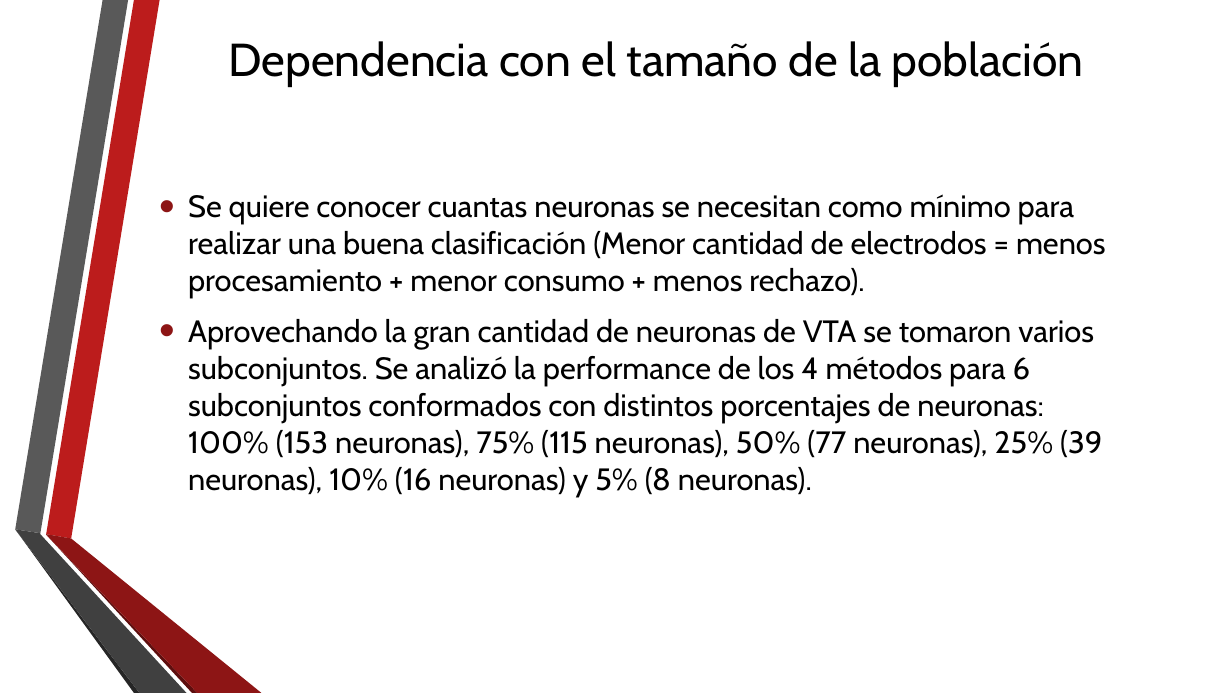
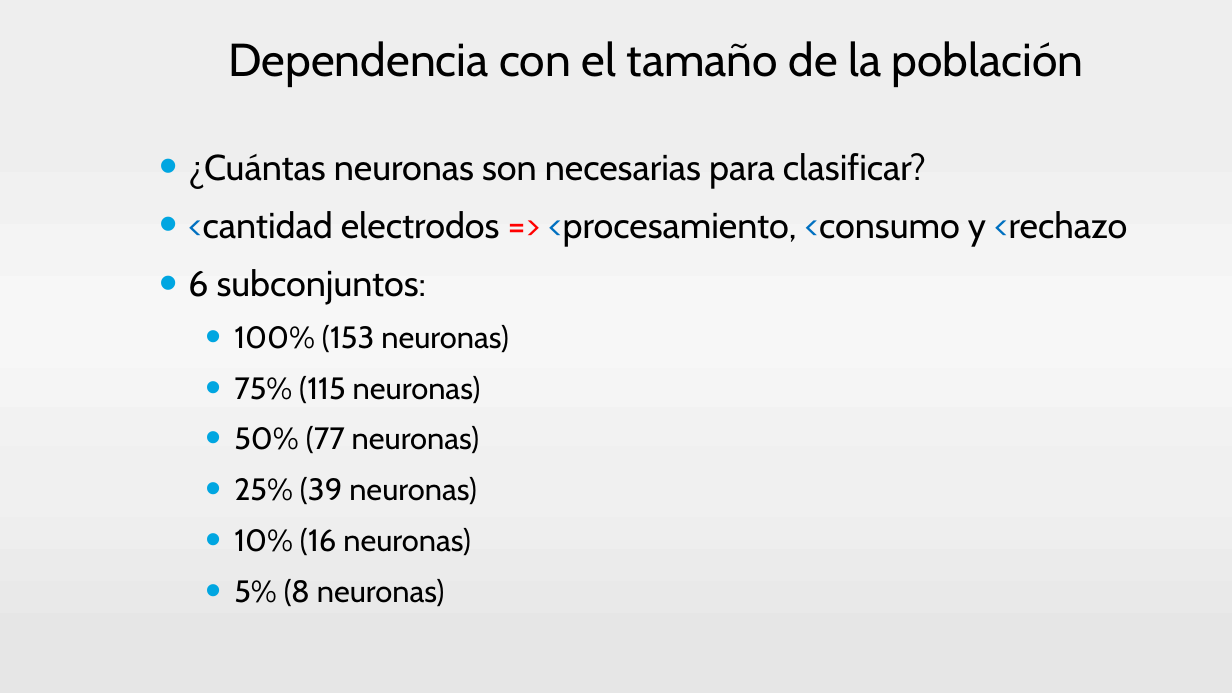
Before and after one commit to neozero86/tesis-megea, a slide deck: slide 44 of Presentacion/PresentacionTesis.pptx (slide 45 before the commit). Drawn at 1232x693 pixels with LibreOffice and Linux fonts; fonts in the diff are those of the drawing; background and template pictures are left out. Boxes give left, top, right and bottom in pixels: in the first picture for what was removed or moved away, otherwise in the second. Text is boxed around its words. In the diff, an @@ line names an element or a change of style, - is before the commit and + after.

```diff
--- a/Presentacion/PresentacionTesis.pptx
+++ b/Presentacion/PresentacionTesis.pptx
@@ background picture (left out) to gradient #EEEEEE to #F1F1F1 to #F7F7F7 to #F0F0F0 to #E6E6E6 @@
@@ text at <box>188,153,1127,607</box>: text changed; size 24 to 28 pt @@
-• Se quiere conocer cuantas neuronas se necesitan como mínimo para realizar una buena clasificación (Menor cantidad de electrodos = menos procesamiento + menor consumo + menos rechazo).
-• Aprovechando la gran cantidad de neuronas de VTA se tomaron varios subconjuntos. Se analizó la performance de los 4 métodos para 6 subconjuntos conformados con distintos porcentajes de neuronas:
-  100% (153 neuronas), 75% (115 neuronas), 50% (77 neuronas), 25% (39 neuronas), 10% (16 neuronas) y 5% (8 neuronas).
+• ¿Cuántas neuronas son necesarias para clasificar?
+• <cantidad electrodos => <procesamiento, <consumo y <rechazo
+• 6 subconjuntos:
+  • 100% (153 neuronas)
+  • 75% (115 neuronas)
+  • 50% (77 neuronas)
+  • 25% (39 neuronas)
+  • 10% (16 neuronas)
+  • 5% (8 neuronas)
@@ group removed at <box>15,0,262,693</box>: 6 freeform shapes @@
```
Also in this commit, not shown: 67 other slides changed, 2 slides added, 2 slides removed.
